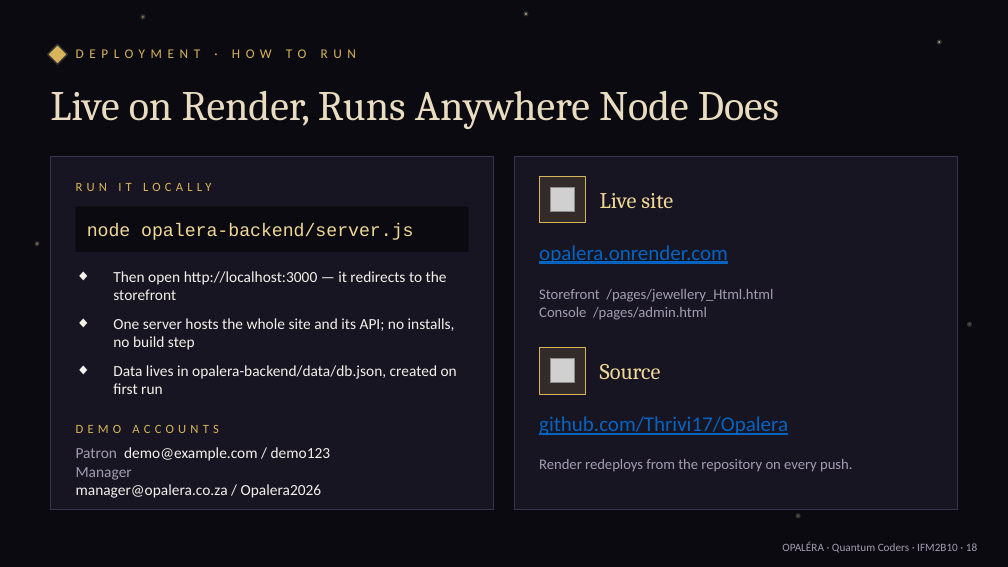
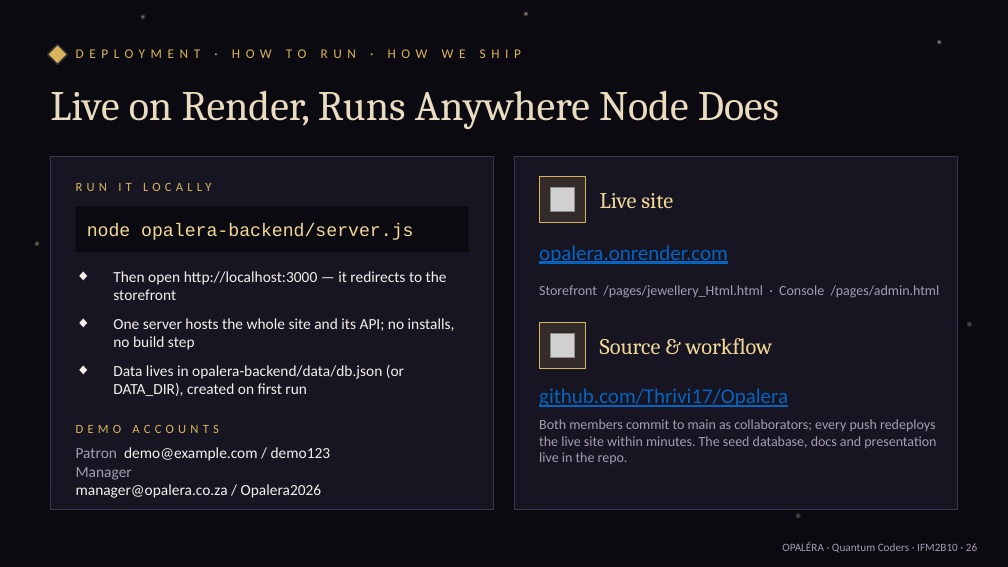
Before and after one commit to Thrivi17/Opalera, a slide deck: slide 26 of docs/OPALERA_Final_Presentation.pptx (slide 18 before the commit). Drawn at 1008x567 pixels with LibreOffice and Linux fonts; fonts in the diff are those of the drawing; grey boxes stand for pictures. Boxes give left, top, right and bottom in pixels: in the first picture for what was removed or moved away, otherwise in the second. Text is boxed around its words. In the diff, an @@ line names an element or a change of style, - is before the commit and + after.

```diff
--- a/docs/OPALERA_Final_Presentation.pptx
+++ b/docs/OPALERA_Final_Presentation.pptx
@@ text at <box>539,285,940,298</box>: text changed; size 10.5 to 10 pt @@
-Storefront /pages/jewellery_Html.html
-Console /pages/admin.html
+Storefront /pages/jewellery_Html.html · Console /pages/admin.html
@@ rectangle: place and size @@
-rectangle at <box>539,348,586,394</box>
+rectangle at <box>539,323,586,369</box>
@@ picture removed at <box>550,359,575,383</box> @@
@@ picture added at <box>550,334,575,358</box> @@
@@ text at <box>600,338,773,354</box>: text changed @@
-Source
+Source & workflow
@@ text at <box>113,365,404,396</box>: text changed @@
-◆ Data lives in opalera-backend/data/db.json, created on first run
+◆ Data lives in opalera-backend/data/db.json (or DATA_DIR), created on first run
@@ text "github.com/Thrivi17/Opalera": place and size @@
-text "github.com/Thrivi17/Opalera" at <box>539,416,788,435</box>
+text "github.com/Thrivi17/Opalera" at <box>539,388,788,407</box>
@@ text at <box>539,419,936,464</box>: text changed; size 10.5 to 10 pt @@
-Render redeploys from the repository on every push.
+Both members commit to main as collaborators; every push redeploys the live site within minutes. The seed database, docs and presentation live in the repo.
@@ text "Both members commit to main ..." at <box>539,419,936,464</box>: vertical alignment middle to top @@
@@ text at <box>782,542,977,553</box>: text changed @@
-OPALÉRA · Quantum Coders · IFM2B10 · 18
+OPALÉRA · Quantum Coders · IFM2B10 · 26
```
Also in this commit, not shown: 18 other slides changed, 8 slides added, 1 other file.
